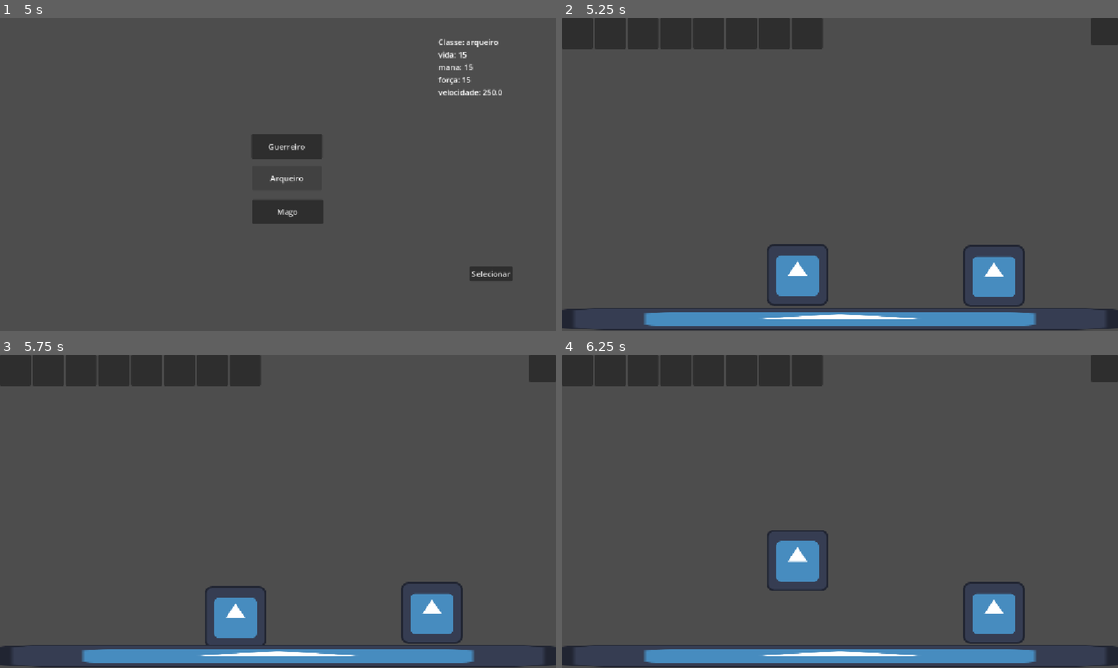
Above: before the commit, frames 1-4 (two rows, left to right).
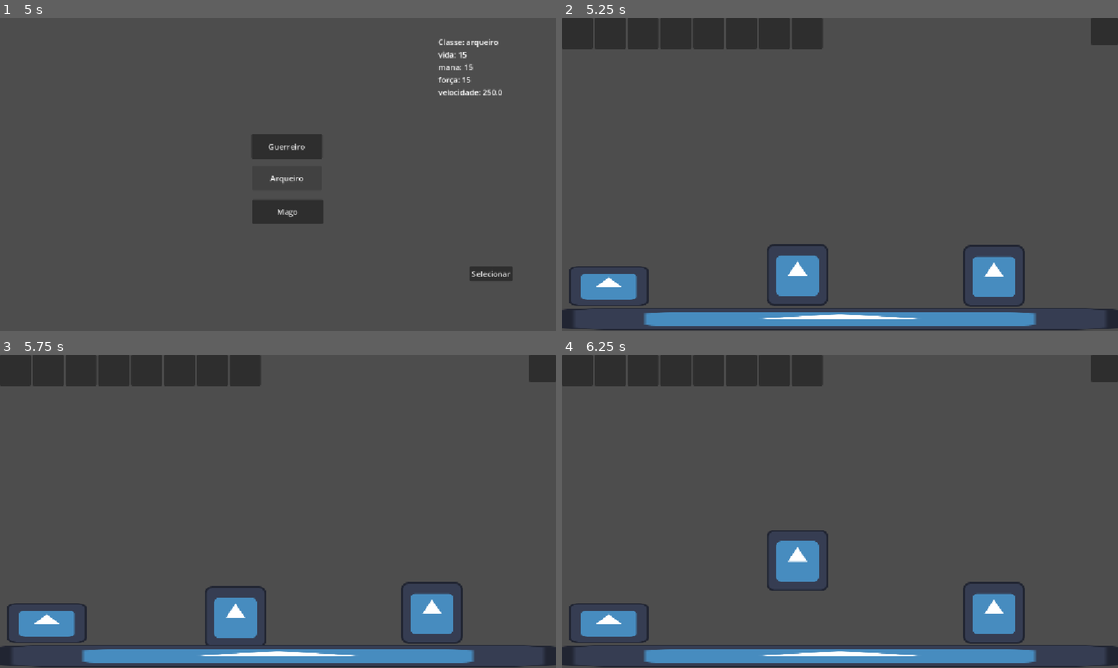
Above: after the commit, the same moments.

Repository: Braian-jm/O-mundo-magico
Game: Godot game, scene res://Player/class_select.tscn
Same seed, same stepped clock (60 frames per second), same inputs: the game is played once before the commit and once after it. The engine's default icon, where the game draws it, is replaced by a stand-in: a white triangle on a blue panel in a dark square.
Inputs (mouse positions are in pixels of both pictures, inside the frame that each line leads up to):
- Up to frame 1 (5 s): click "Selecionar" at 0.5 s; click "Guerreiro" at 1.25 s; click "Arqueiro" at 2 s; click "Mago" at 2.75 s; click "Guerreiro" at 3.5 s; click "Arqueiro" at 4.25 s
- Up to frame 2 (5.25 s): click "Selecionar" at 5 s
- Up to frame 3 (5.75 s): no input
- Up to frame 4 (6.25 s): tap Enter (ui_accept) at 5.75, 6.02 s; move the mouse to (962, 495) at 5.77 s; tap A (A) at 5.85 s; tap D (D) at 6.05 s

Frame 1 is identical in both runs. In frame 2, 1.0% of the frame differs, in the area x 1-16%, y 79-92%; in frame 3, 1.0%; in frame 4, 1.0%.

Commit message:
segundo ataque

Diff:
--- a/Mundo/mundo_teste.tscn
+++ b/Mundo/mundo_teste.tscn
@@ -4,6 +4,7 @@
 [ext_resource type="Texture2D" uid="uid://cxmf8ru6n1y7x" path="res://icon.svg" id="2_ejjm0"]
 [ext_resource type="PackedScene" uid="uid://bprscp3aujbxo" path="res://HUD/hotbar.tscn" id="3_ejjm0"]
 [ext_resource type="PackedScene" uid="uid://ru776mc8wdyv" path="res://NPC/npc.tscn" id="4_ibir4"]
+[ext_resource type="PackedScene" uid="uid://xx3t1uo1x4c0" path="res://inimigo_test.tscn" id="5_p8kaq"]
 
 [sub_resource type="RectangleShape2D" id="RectangleShape2D_bhunq"]
 size = Vector2(1166, 51)
@@ -37,3 +38,6 @@
 
 [node name="Node2D" parent="." unique_id=1708727199 instance=ExtResource("4_ibir4")]
 position = Vector2(536, 197)
+
+[node name="inimigo_test" parent="." unique_id=1809786199 instance=ExtResource("5_p8kaq")]
+position = Vector2(93, 554)
--- a/Player/player.gd
+++ b/Player/player.gd
@@ -9,6 +9,8 @@
 var classe_atual:CharacterClass
 var ataque = preload("res://ataques/boladefogo.tscn")
 @onready var ataque_cooldown: Timer = $ataque_cooldown
+@onready var raios: Node2D = $Raios
+
 
 
 func _ready() -> void:
@@ -24,8 +26,8 @@
 			usar_item_da_hotbar(i)
 	if Input.is_action_just_pressed("ataque") and ataque_cooldown.time_left <= 0:
 		atacar()
-
-
+	if Input.is_action_just_pressed("E"):
+		raios.atacar()
 func _physics_process(delta: float) -> void:
 	var direcao = Input.get_axis("A","D");
 	velocity.x = direcao * SPEED
--- a/Player/player.tscn
+++ b/Player/player.tscn
@@ -2,6 +2,7 @@
 
 [ext_resource type="Script" uid="uid://crfhgjc54xg33" path="res://Player/player.gd" id="1_4ntmi"]
 [ext_resource type="Texture2D" uid="uid://cxmf8ru6n1y7x" path="res://icon.svg" id="2_btcbx"]
+[ext_resource type="PackedScene" uid="uid://di8kq3w4hh8v2" path="res://ataques/raios.tscn" id="2_gwnis"]
 
 [sub_resource type="RectangleShape2D" id="RectangleShape2D_bhunq"]
 size = Vector2(127, 121)
@@ -10,6 +11,9 @@
 position = Vector2(599, 472)
 script = ExtResource("1_4ntmi")
 gravity = 250.0
+
+[node name="Raios" parent="." unique_id=801379070 instance=ExtResource("2_gwnis")]
+position = Vector2(3, 1)
 
 [node name="Sprite2D" type="Sprite2D" parent="." unique_id=345839680]
 texture = ExtResource("2_btcbx")
--- /dev/null
+++ b/ataques/raios.gd
@@ -0,0 +1,41 @@
+extends Node2D
+@onready var esquerda: Area2D = $esquerda
+@onready var direita: Area2D = $direita
+@onready var duracao: Timer = $duracao
+var inimigo_area
+
+# Called when the node enters the scene tree for the first time.
+func _ready() -> void:
+	esquerda.visible = false
+	direita.visible = false
+
+# Called every frame. 'delta' is the elapsed time since the previous frame.
+func _process(delta: float) -> void:
+	if duracao.time_left <= 0:
+		esquerda.visible = false;
+		direita.visible = false;
+
+
+
+
+func _on_esquerda_body_entered(body: Node2D) -> void:
+	if body.is_in_group("inimigo"):
+		inimigo_area = body
+		print("olar" + inimigo_area)
+func _on_direita_body_entered(body: Node2D) -> void:
+	if body.is_in_group("inimigo"):
+		inimigo_area = body
+		print("olar" + inimigo_area)
+func _on_direita_body_exited(body: Node2D) -> void:
+	if body.is_in_group("inimigo"):
+		inimigo_area = ""
+func _on_esquerda_body_exited(body: Node2D) -> void:
+	if body.is_in_group("inimigo"):
+		inimigo_area = ""
+
+func atacar():
+	duracao.start(1);
+	esquerda.visible = true
+	direita.visible = true
+	if inimigo_area and inimigo_area.is_in_group("inimigo"):
+		inimigo_area.vida -= 1;
--- /dev/null
+++ b/ataques/raios.tscn
@@ -0,0 +1,47 @@
+[gd_scene format=3 uid="uid://di8kq3w4hh8v2"]
+
+[ext_resource type="Script" uid="uid://wpaq4i8sl5mp" path="res://ataques/raios.gd" id="1_h0kyy"]
+[ext_resource type="Texture2D" uid="uid://cxmf8ru6n1y7x" path="res://icon.svg" id="2_htvbg"]
+
+[sub_resource type="RectangleShape2D" id="RectangleShape2D_6lbhu"]
+size = Vector2(31, 73)
+
+[sub_resource type="RectangleShape2D" id="RectangleShape2D_bbx3a"]
+size = Vector2(29, 76)
+
+[node name="Raios" type="Node2D" unique_id=801379070]
+position = Vector2(161, 75)
+script = ExtResource("1_h0kyy")
+
+[node name="esquerda" type="Area2D" parent="." unique_id=697062485]
+position = Vector2(-112, -1)
+
+[node name="col_esquerda" type="CollisionShape2D" parent="esquerda" unique_id=1240822272]
+position = Vector2(0.5, -0.5)
+shape = SubResource("RectangleShape2D_6lbhu")
+
+[node name="spr_esquerda" type="Sprite2D" parent="esquerda" unique_id=795403736]
+position = Vector2(-0.5, 1.9073486e-06)
+scale = Vector2(0.2734375, 0.5625)
+texture = ExtResource("2_htvbg")
+
+[node name="direita" type="Area2D" parent="." unique_id=1455244236]
+position = Vector2(123, 1)
+
+[node name="col_direita" type="CollisionShape2D" parent="direita" unique_id=70026972]
+position = Vector2(0.5, -1)
+shape = SubResource("RectangleShape2D_bbx3a")
+
+[node name="spr_direita" type="Sprite2D" parent="direita" unique_id=1789550821]
+position = Vector2(1, -2.5000002)
+scale = Vector2(0.265625, 0.6015625)
+texture = ExtResource("2_htvbg")
+
+[node name="duracao" type="Timer" parent="." unique_id=34986149]
+one_shot = true
+autostart = true
+
+[connection signal="body_entered" from="esquerda" to="." method="_on_esquerda_body_entered"]
+[connection signal="body_exited" from="esquerda" to="." method="_on_esquerda_body_exited"]
+[connection signal="body_entered" from="direita" to="." method="_on_direita_body_entered"]
+[connection signal="body_exited" from="direita" to="." method="_on_direita_body_exited"]
--- /dev/null
+++ b/inimigo_test.gd
@@ -0,0 +1,6 @@
+extends CharacterBody2D
+var vida = 10
+func _ready():
+	pass
+func _physics_process(delta: float) -> void:
+	print("vida do inimigo: " + str(vida))
--- /dev/null
+++ b/inimigo_test.tscn
@@ -0,0 +1,19 @@
+[gd_scene format=3 uid="uid://xx3t1uo1x4c0"]
+
+[ext_resource type="Script" uid="uid://bbtsgrgajphp" path="res://inimigo_test.gd" id="1_38jyv"]
+[ext_resource type="Texture2D" uid="uid://cxmf8ru6n1y7x" path="res://icon.svg" id="2_b0pdt"]
+
+[sub_resource type="RectangleShape2D" id="RectangleShape2D_b0pdt"]
+size = Vector2(162, 79)
+
+[node name="inimigo_test" type="CharacterBody2D" unique_id=1809786199 groups=["inimigo"]]
+script = ExtResource("1_38jyv")
+
+[node name="Sprite2D" type="Sprite2D" parent="." unique_id=2045924897]
+position = Vector2(4, 1)
+scale = Vector2(1.3046875, 0.640625)
+texture = ExtResource("2_b0pdt")
+
+[node name="CollisionShape2D" type="CollisionShape2D" parent="." unique_id=113889734]
+position = Vector2(4, 0.5)
+shape = SubResource("RectangleShape2D_b0pdt")
--- a/project.godot
+++ b/project.godot
@@ -27,6 +27,7 @@
 [global_group]
 
 player=""
+inimigo=""
 
 [input]
 
@@ -90,6 +91,11 @@
 "events": [Object(InputEventMouseButton,"resource_local_to_scene":false,"resource_name":"","device":-1,"window_id":0,"a …(257 unchanged characters)…
 ]
 }
+E={
+"deadzone": 0.2,
+"events": [Object(InputEventKey,"resource_local_to_scene":false,"resource_name":"","device":-1,"window_id":0,"alt_pressed":false,"shift_pressed":false,"ctrl_pressed":false,"meta_pressed":false,"pressed":false,"keycode":0,"physical_keycode":69,"key_label":0,"unicode":101,"location":0,"echo":false,"script":null)
+]
+}
 
 [physics]
 
Not shown, added: ataques/raios.gd.uid
Not shown, added: inimigo_test.gd.uid
